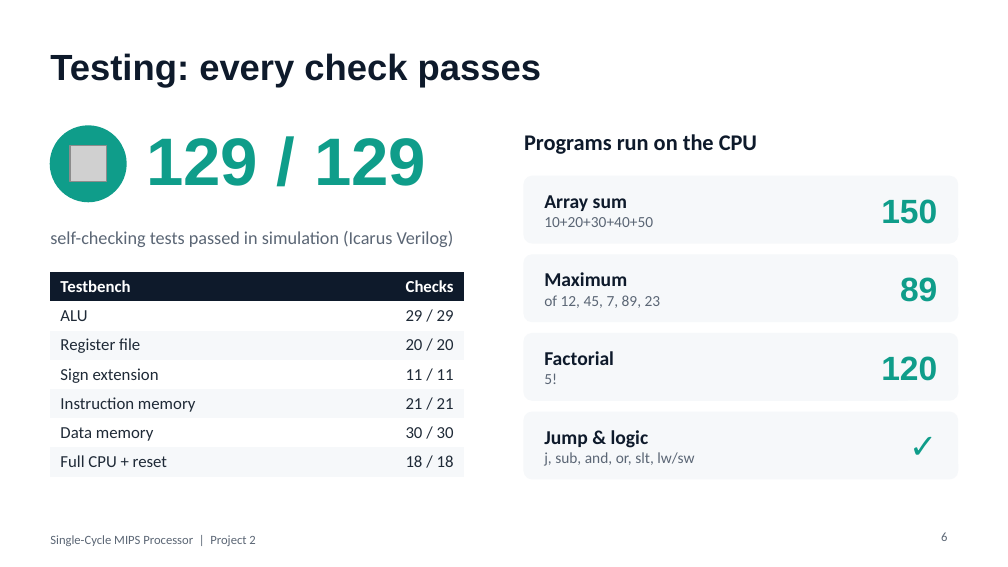
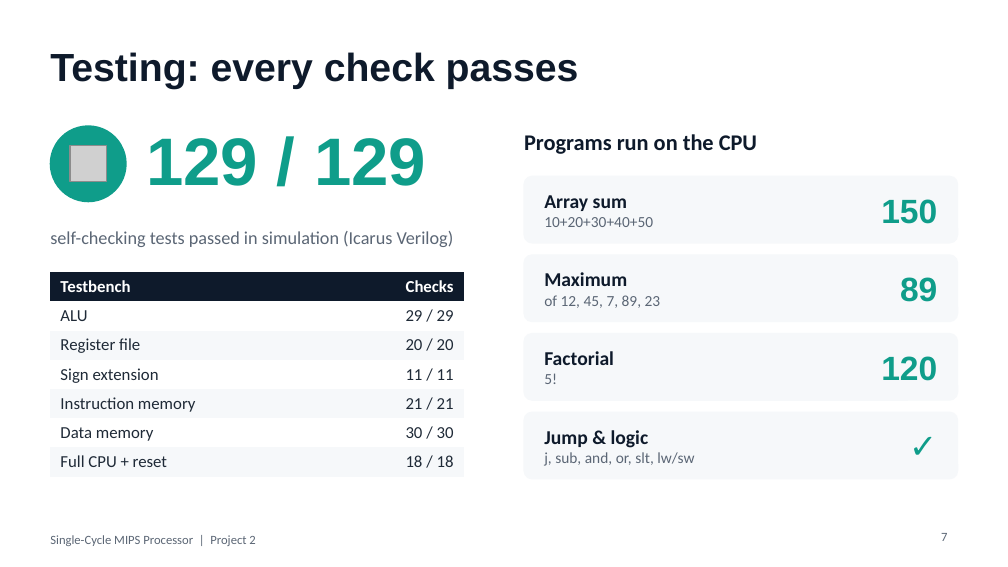
Before and after one commit to Jgauri24/mca_project, a slide deck: slide 7 of presentation/MIPS_Single_Cycle_Presentation.pptx (slide 6 before the commit). Drawn at 1008x567 pixels with LibreOffice and Linux fonts; fonts in the diff are those of the drawing; grey boxes stand for pictures. Boxes give left, top, right and bottom in pixels: in the first picture for what was removed or moved away, otherwise in the second. Text is boxed around its words. In the diff, an @@ line names an element or a change of style, - is before the commit and + after.

Commit message:
docs(presentation): expand deck to 14 slides
Adds control-signal table, bit layouts, testing-flow slide, second
waveform, problems/limits slide, repository link and updated roles.

```diff
--- a/presentation/MIPS_Single_Cycle_Presentation.pptx
+++ b/presentation/MIPS_Single_Cycle_Presentation.pptx
@@ title "Testing: every check passes" at (50, 52, 579, 89): size 26 to 28 pt @@
@@ page number at (941, 533, 947, 541): text changed @@
-6
+7
```
Also in this commit, not shown: 8 other slides changed, 4 slides added.
